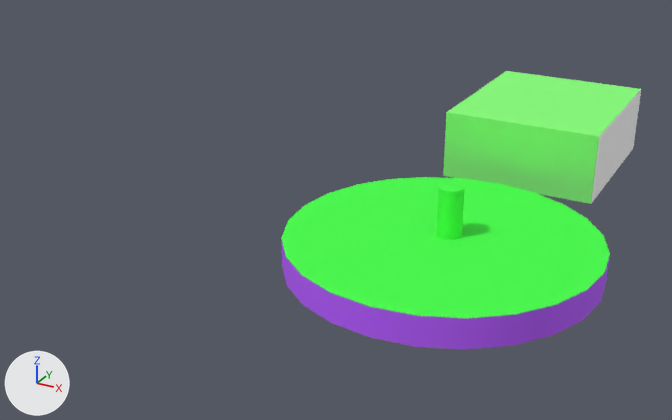
What one commit did to the COLLADA model models/model.dae.
Rendered twice from a 50 mm camera at (1.94, -4.95, 2.59) aimed at (-1.13, 0.64, -0.21). The axes (+X, +Y, +Z) are drawn at lower left. The lights are the same throughout. Vertices at the same position are counted once.

The first picture shows 'SketchUp'.
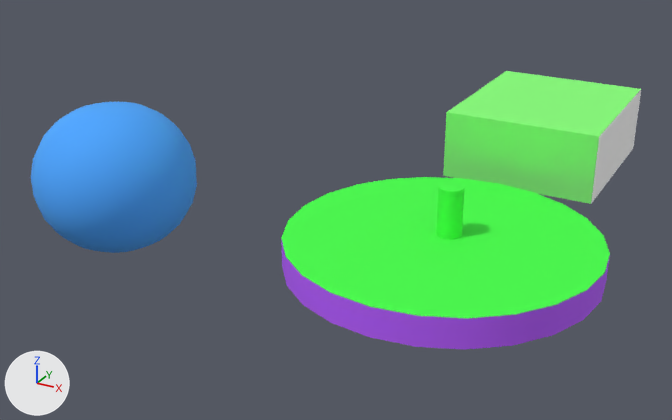
What differs and where, as boxes (x1, y1, x2, y2) in the pictures (672 x 420 px):
'SketchUp', reshaped (69% wider)
    before: (281, 71, 641, 350)
    after: (31, 71, 641, 350)
part 1 of me_sketchup, added (blue)
    after: (31, 102, 197, 253)

What the commit changed:
Material 'material_5' (mat_material_5) is new.
Its base color is (0.0685, 0.386, 1.0) (blue #4aa7ff).
Its roughness is 0.9.
me_sketchup is used by ob_sketchup; location (0.0, 0.0, 0.0).
me_sketchup had 104 vertices, 174 faces and spanned x -1.0..1.0, y -1.05..2.49, z -0.52..0.5.
me_sketchup now has 394 vertices, 750 faces and spans x -3.31..1.0, y -1.05..2.49, z -0.56..0.53.
me_sketchup part 1: a new loose piece of 290 vertices spanning x -3.31..-2.09, y -0.6..0.62, z -0.56..0.53, in mat_material_5 (blue #4aa7ff).
me_sketchup now uses material mat_material_5 (blue #4aa7ff).
